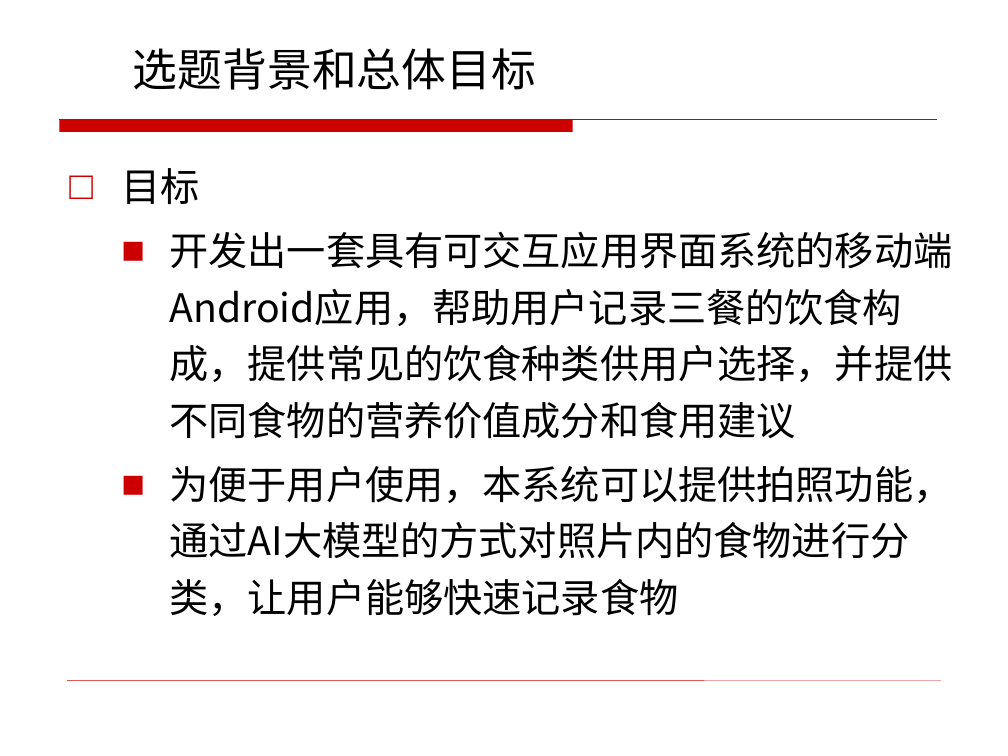
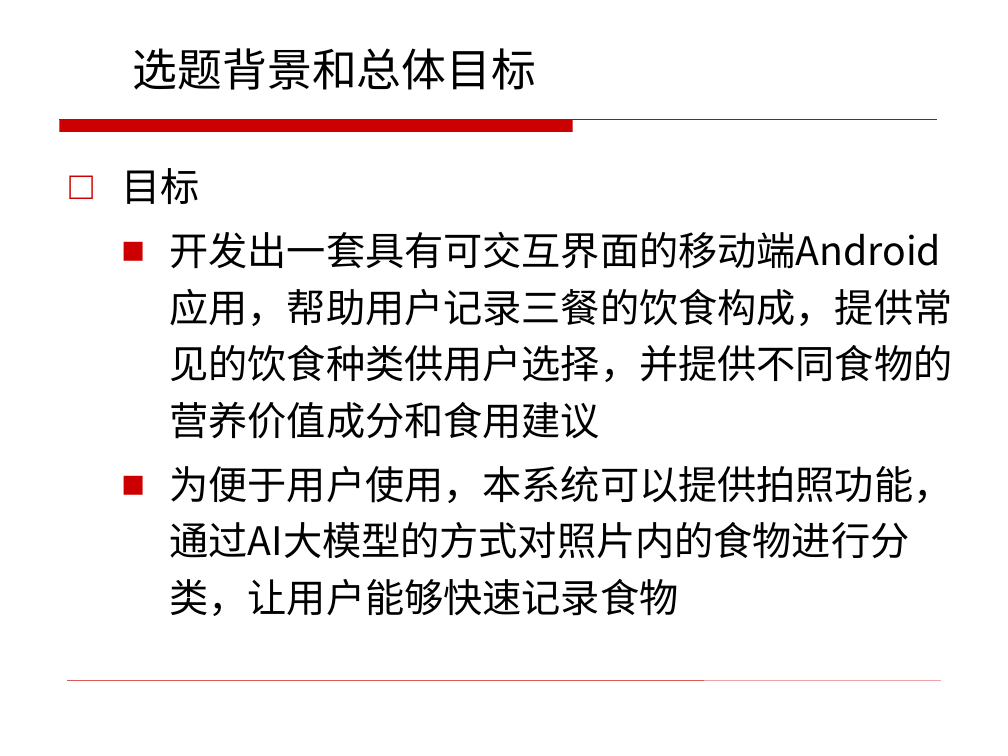
Before and after one commit to bensaku/ikun-home, a slide deck: slide 4 of 毕业设计/2021215239-王珂-软件学院本科毕业设计汇报检查PPT（第1次）.pptx. Drawn at 1008x756 pixels with LibreOffice and Linux fonts; fonts in the diff are those of the drawing; background and template pictures are left out. Boxes give left, top, right and bottom in pixels: in the first picture for what was removed or moved away, otherwise in the second. Text is boxed around its words. In the diff, an @@ line names an element or a change of style, - is before the commit and + after.

```diff
--- a/毕业设计/2021215239-王珂-软件学院本科毕业设计汇报检查PPT（第1次）.pptx
+++ b/毕业设计/2021215239-王珂-软件学院本科毕业设计汇报检查PPT（第1次）.pptx
@@ text at [169,232,952,439]: text changed @@
-  ■ 开发出一套具有可交互应用界面系统的移动端Android应用，帮助用户记录三餐的饮食构成，提供常见的饮食种类供用户选择，并提供不同食物的营养价值成分和食用建议
+  ■ 开发出一套具有可交互界面的移动端Android应用，帮助用户记录三餐的饮食构成，提供常见的饮食种类供用户选择，并提供不同食物的营养价值成分和食用建议
```
Also in this commit, not shown: 5 other slides changed, 3 slides added.
